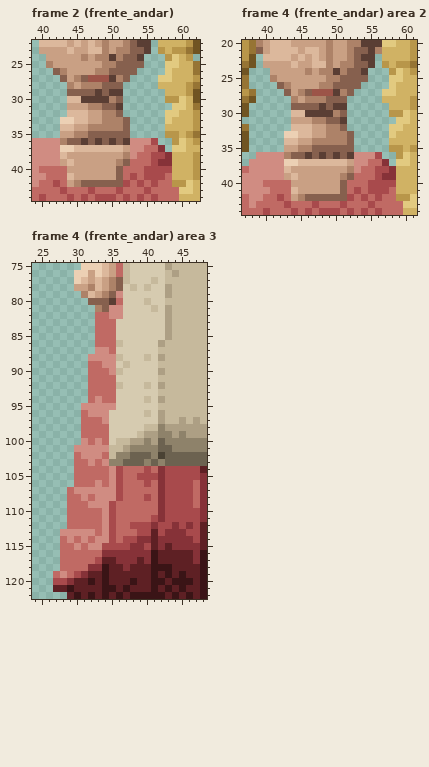
Two states of a pixel-art file, netzach/art/fonte/menina.aseprite. This is how it looked before the edit.
96x128 pixels, 15 frames. Colours within 5 levels of each other are drawn and written as one. Shown: frame 2 (frente_andar): x 39..62, y 22..44; frame 4 (frente_andar) area 2: x 37..61, y 20..44; frame 4 (frente_andar) area 3: x 24..48, y 75..122. The commit also changed other frames or places, which this record leaves out.
The same view after the edit:
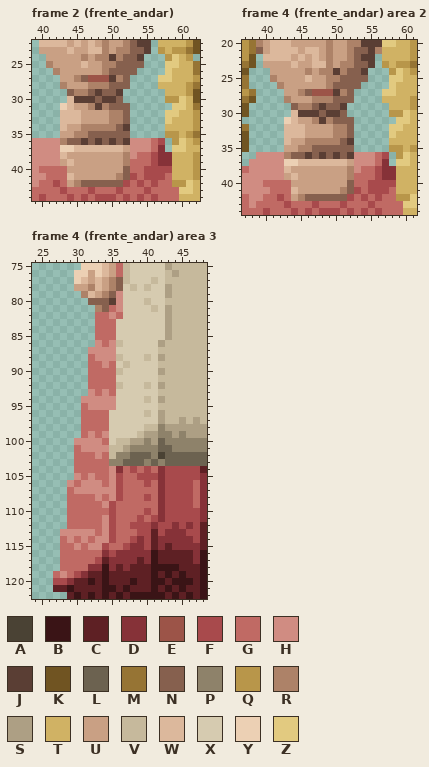
Palette (. is transparent): A #4a4234  B #3a1416  C #5e2024  D #863238  E #9c5448  F #a84a4c  G #c06a64  H #d08c82  J #5a3e34  K #705422  L #6c6250  M #967434  N #86604e  P #8e826a  Q #b8964a  R #ad8268  S #ad9f84  T #d0b264  U #c9a084  V #c6b99c  W #dcb89c  X #d6cbb0  Y #ecd0b4  Z #e2ca80
The edit:
Changed rows in their new state; - is an unchanged pixel.
Frame 2 (frente_andar):
first column x 42:
25 ----W-----------
26 RU----U---------
27 -U--------------
28 -RU-U--R--N-----
29 ---RR---N-------
30 ---J--N-J-------
31 -YW---JR-NN-----
32 -W--U--U-RN-----
33 -WW-U--U--------
34 --U-R----NJ-----
36 --------------GF
37 -------------H--
38 ---------------D
39 ---------UR-----
40 ---------UN-----
41 ---------RN-----
Frame 4 (frente_andar) area 2: the same change as frame 2 (frente_andar)
Frame 4 (frente_andar) area 3:
first column x 35:
 80 -H
 81 G-
 82 -G
first column x 29:
 86 ----H-H---------
 87 ---H--H---------
 88 ---G------------
 89 ------G---------
 90 ------G---------
 93 ---H-H----------
 94 --HH-HH---------
 95 --G-------------
 96 ---GGG----------
 97 -----G----------
 99 ---H-H----------
100 -H-H------------
101 -G--------------
102 --GG------------
103 ---G-G----------
104 -------D-F------
105 -H-H------------
106 H-HH------------
108 --G--G----------
109 ---GG-----------
110 -----G-----F----
111 ----------F-----
114 --------G--F----
115 ------GG--------
116 ------F---------
117 ------D---------
118 ------D--------B
Boxes around the changes in both pictures, in picture pixels (x1, y1, x2, y2):
changed: (53, 61, 165, 180)
changed: (277, 75, 389, 194)
changed: (67, 298, 179, 571)
